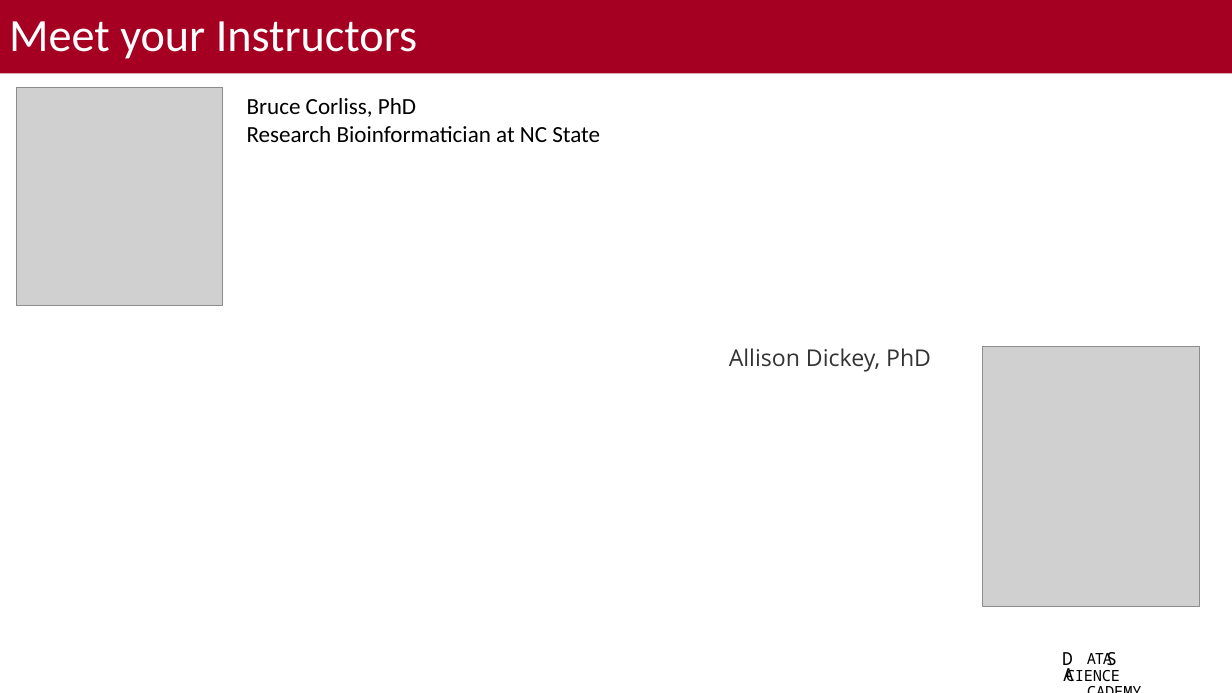
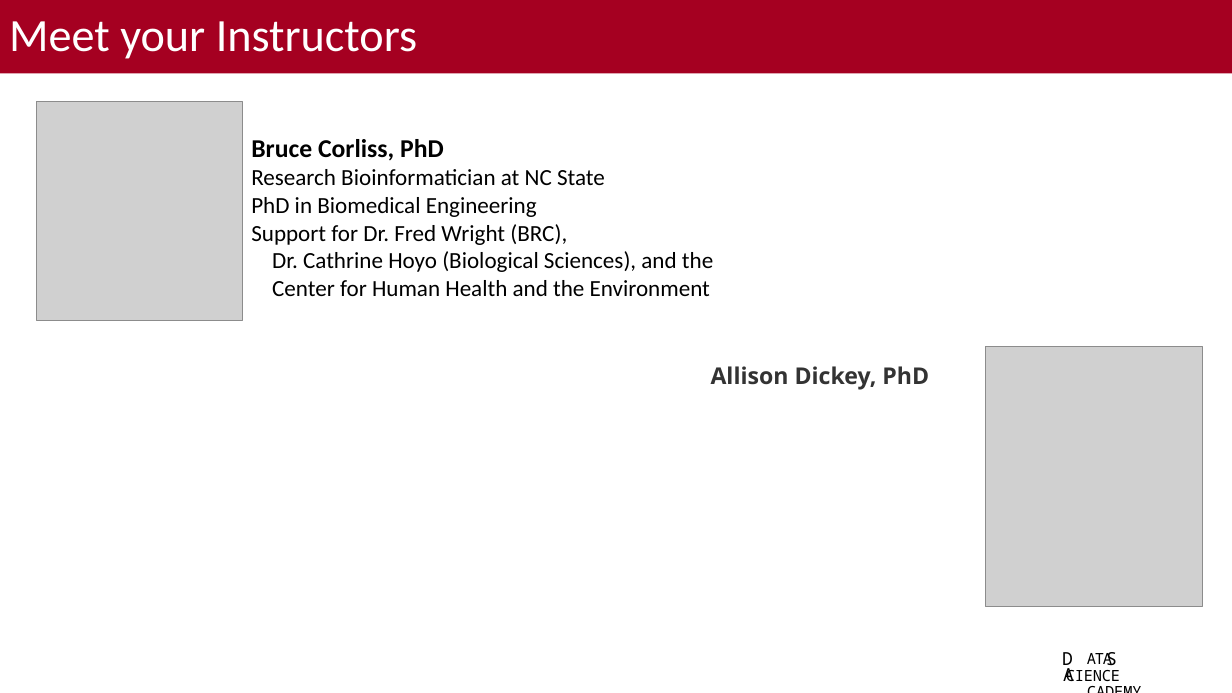
Before and after one commit to bacorli2/scrna_workshop, a slide deck: slide 2 of M0_Intro_Workshop/M0_Introdution_Course.pptx. Drawn at 1232x693 pixels with LibreOffice and Linux fonts; fonts in the diff are those of the drawing; grey boxes stand for pictures; background and template pictures are left out. Boxes give left, top, right and bottom in pixels: in the first picture for what was removed or moved away, otherwise in the second. Text is boxed around its words. In the diff, an @@ line names an element or a change of style, - is before the commit and + after.

```diff
--- a/M0_Intro_Workshop/M0_Introdution_Course.pptx
+++ b/M0_Intro_Workshop/M0_Introdution_Course.pptx
@@ picture: place and size @@
-picture at (17,87,223,305)
+picture at (36,102,242,320)
@@ text "Bruce Corliss, PhD": place and size @@
-text "Bruce Corliss, PhD" at (247,98,600,142)
+text "Bruce Corliss, PhD" at (251,139,713,296)
@@ text at (251,139,444,160): size 18 to 20 pt, bold on in "Bruce Corliss, PhD" @@
@@ text at (251,197,713,296): paragraphs added @@
+PhD in Biomedical Engineering
+Support for Dr. Fred Wright (BRC),
+Dr. Cathrine Hoyo (Biological Sciences), and the
+Center for Human Health and the Environment
@@ text "Allison Dickey, PhD": place and size @@
-text "Allison Dickey, PhD" at (729,348,931,372)
+text "Allison Dickey, PhD" at (711,366,929,390)
@@ text "Allison Dickey, PhD" at (711,366,929,390): bold on; alignment left to right @@
```
Also in this commit, not shown: 3 other slides changed, 1 slide added.
